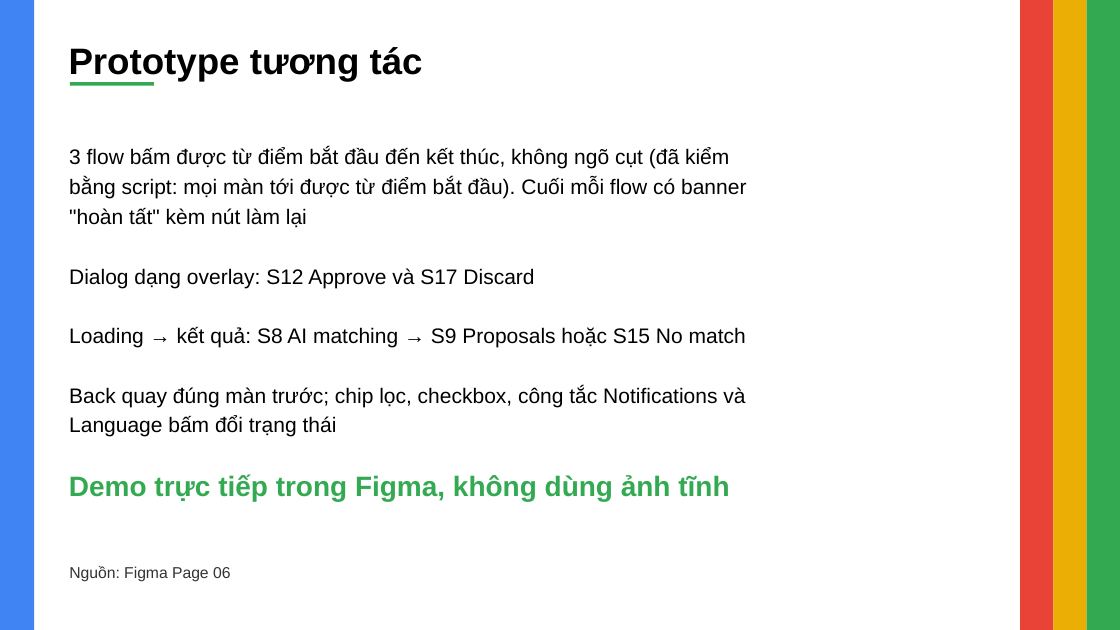
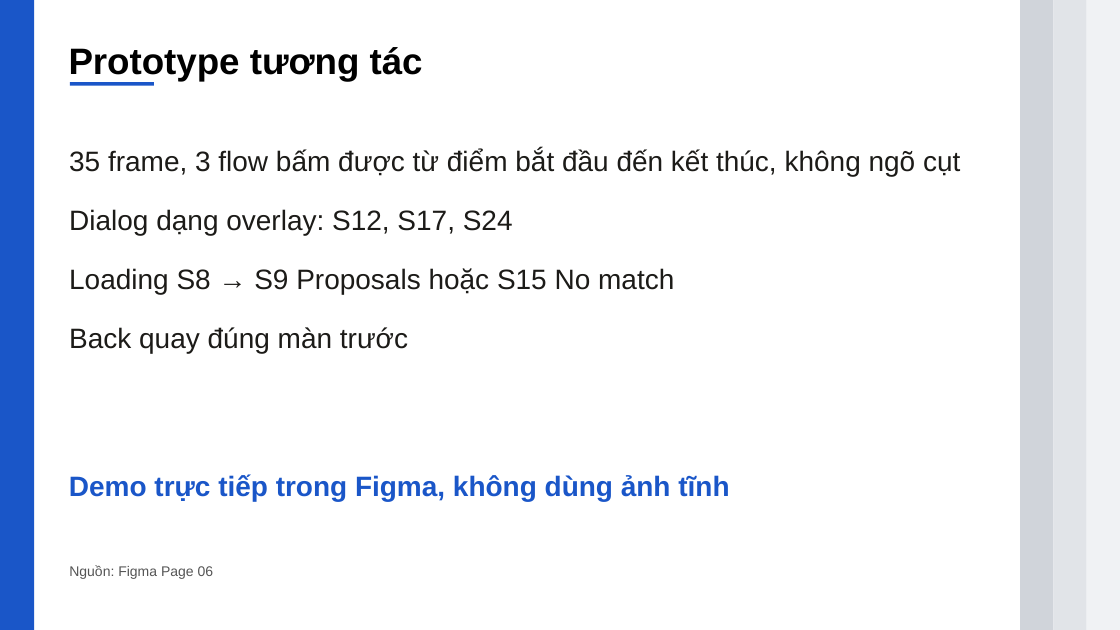
Before and after one commit to Kenn0679/prm323-lab2-group6, a slide deck: slide 11 of slides-export/prm323_lab2_group6_slides.pptx. Drawn at 1120x630 pixels with LibreOffice and Linux fonts; fonts in the diff are those of the drawing. Boxes give left, top, right and bottom in pixels: in the first picture for what was removed or moved away, otherwise in the second. Text is boxed around its words. In the diff, an @@ line names an element or a change of style, - is before the commit and + after.

```diff
--- a/slides-export/prm323_lab2_group6_slides.pptx
+++ b/slides-export/prm323_lab2_group6_slides.pptx
@@ rectangle at (0, 0, 34, 630): fill #4084F3 to #1A56C8 @@
@@ rectangle at (1021, 0, 1054, 630): fill #E94236 to #D0D4DA @@
@@ rectangle at (1054, 0, 1087, 630): fill #EAAE04 to #E1E4E8 @@
@@ rectangle at (1087, 0, 1120, 630): fill #33A952 to #F0F2F4 @@
@@ rectangle at (70, 82, 154, 86): fill #33A952 to #1A56C8 @@
@@ text at (69, 149, 960, 353): text changed; size 18 to 24 pt; text colour #000000 to #1C1B18 @@
-3 flow bấm được từ điểm bắt đầu đến kết thúc, không ngõ cụt (đã kiểm bằng script: mọi màn tới được từ điểm bắt đầu). Cuối mỗi flow có banner "hoàn tất" kèm nút làm lại
-Dialog dạng overlay: S12 Approve và S17 Discard
-Loading → kết quả: S8 AI matching → S9 Proposals hoặc S15 No match
-Back quay đúng màn trước; chip lọc, checkbox, công tắc Notifications và Language bấm đổi trạng thái
+35 frame, 3 flow bấm được từ điểm bắt đầu đến kết thúc, không ngõ cụt
+Dialog dạng overlay: S12, S17, S24
+Loading S8 → S9 Proposals hoặc S15 No match
+Back quay đúng màn trước
@@ text "Demo trực tiếp trong Figma, ..." at (69, 474, 729, 501): text colour #33A952 to #1A56C8 @@
@@ text "Nguồn: Figma Page 06" at (69, 565, 214, 579): size 13.5 to 12 pt, text colour #333333 to #555555 @@
```
Also in this commit, not shown: 11 other slides changed, 3 other files.
